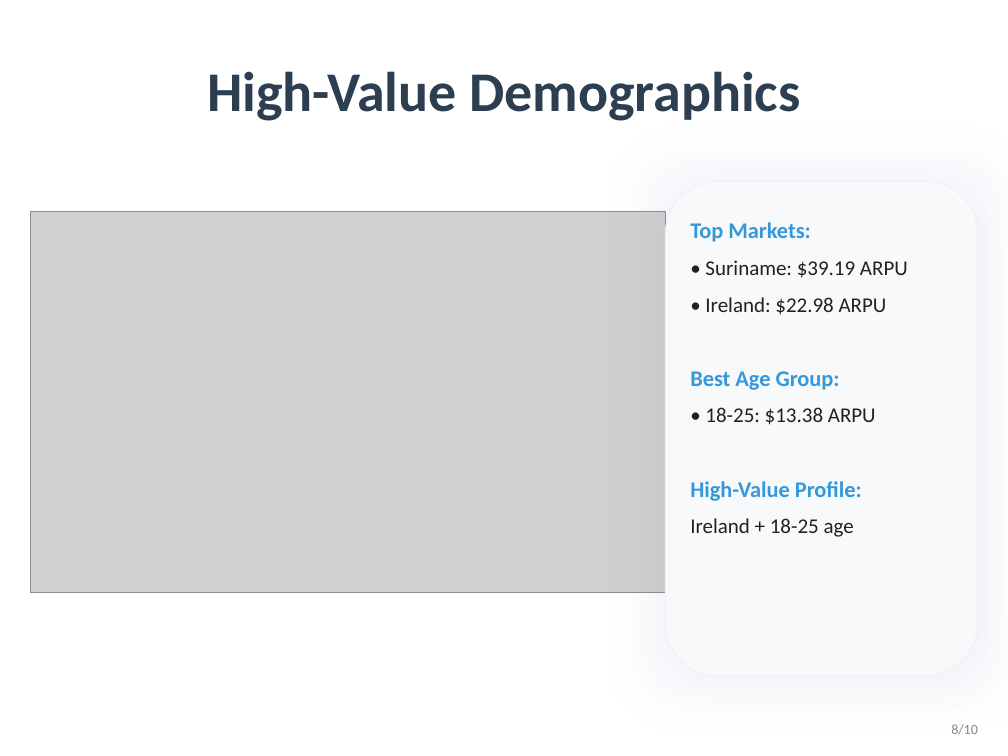
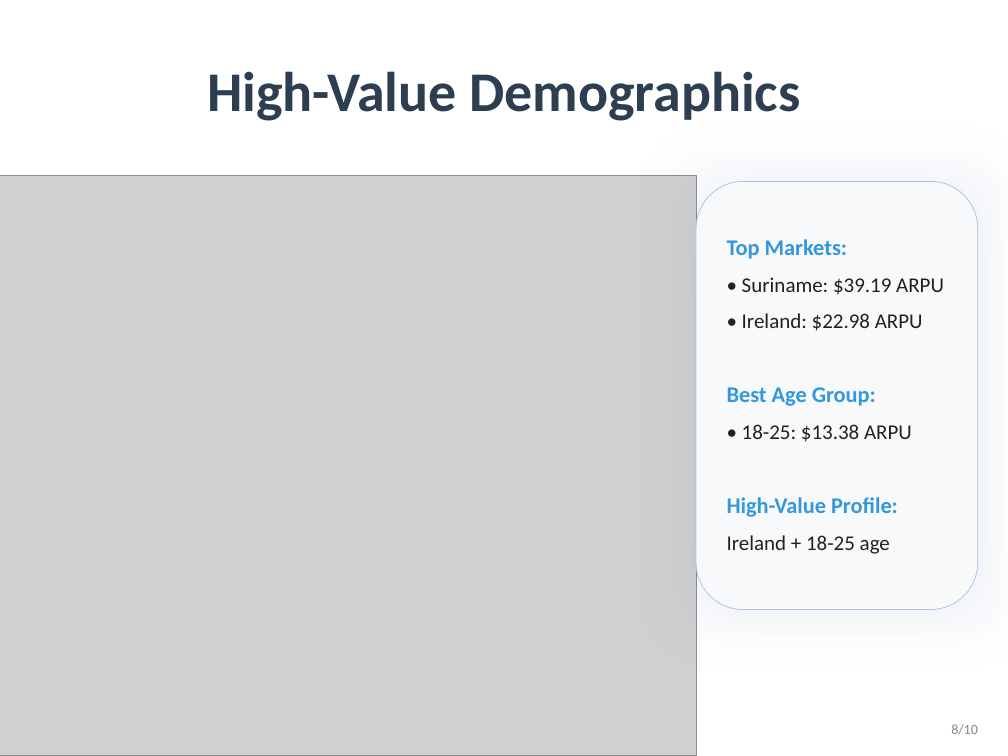
Before and after one commit to yiwei79/GameData_Analysis_Projects, a slide deck: slide 8 of Delivery 1 KPIs/Deliverables/Game_Analytics_Presentation.pptx. Drawn at 1008x756 pixels with LibreOffice and Linux fonts; fonts in the diff are those of the drawing; grey boxes stand for pictures. Boxes give left, top, right and bottom in pixels: in the first picture for what was removed or moved away, otherwise in the second. Text is boxed around its words. In the diff, an @@ line names an element or a change of style, - is before the commit and + after.

Commit message:
updated presentation

```diff
--- a/Delivery 1 KPIs/Deliverables/Game_Analytics_Presentation.pptx
+++ b/Delivery 1 KPIs/Deliverables/Game_Analytics_Presentation.pptx
@@ picture resized from (x1=30, y1=212, x2=665, y2=593) to (x1=0, y1=175, x2=697, y2=756) @@
@@ rounded rectangle resized from (x1=665, y1=181, x2=978, y2=675) to (x1=697, y1=181, x2=978, y2=610) @@
@@ rounded rectangle at (x1=697, y1=181, x2=978, y2=610): outline #ECF0F1 0.5 pt to #ABC0E4 0.5 pt @@
@@ text "Top Markets:" moved from (x1=690, y1=222, x2=908, y2=537) to (x1=727, y1=239, x2=944, y2=554) @@
```
Also in this commit, not shown: 2 other slides changed, 1 other file.
